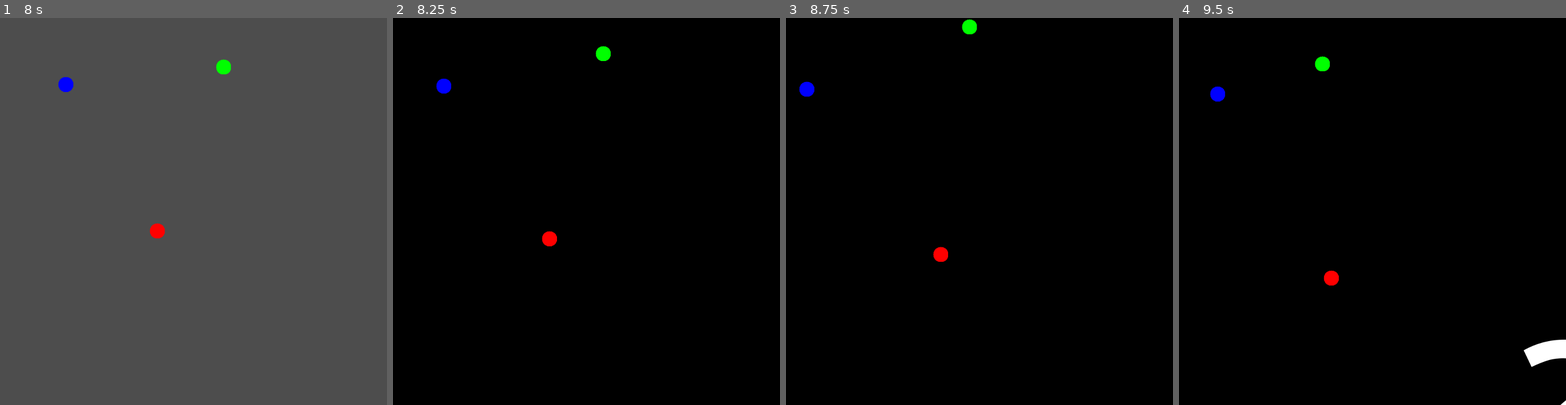
Above: before the commit, frames 1-4 (left to right).
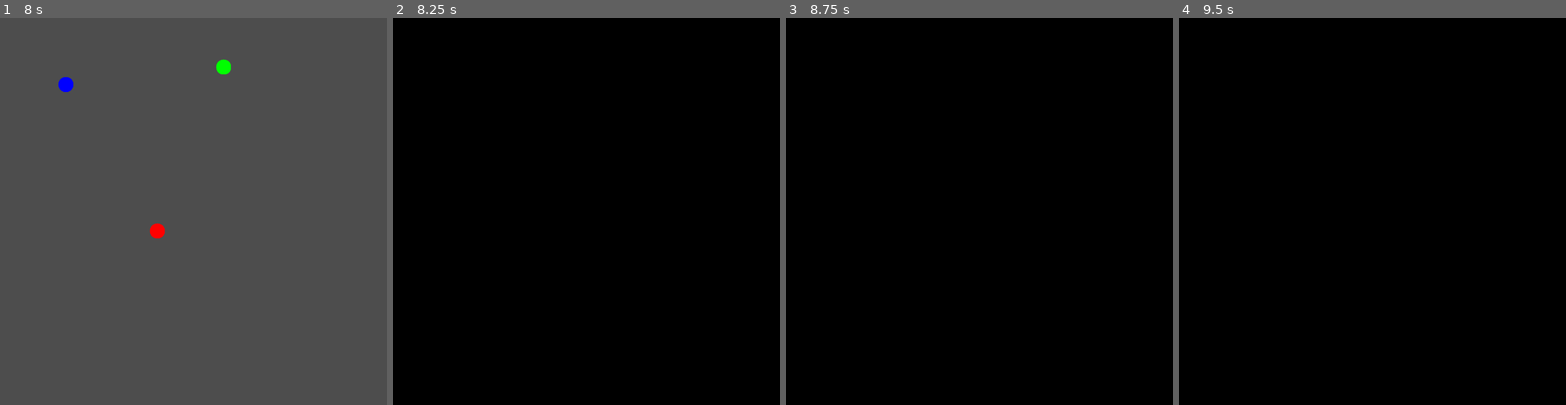
Above: after the commit, the same moments.

Repository: AdrienUfferte/balls_videos_generator
Game: Godot game, scene res://Main.tscn
Two runs of this game, one before a commit and one after it. Both use one fixed random seed, a clock stepped at 60 frames per second and the inputs below.
Inputs:
- Up to frame 1 (8 s): no input
- Up to frame 2 (8.25 s): no input
- Up to frame 3 (8.75 s): no input
- Up to frame 4 (9.5 s): no input

Frame 1 is identical in both runs. In frame 2, 0.4% of the frame differs, in the area x 11-57%, y 7-59%; in frame 3, 0.4%; in frame 4, 0.9%, in the area x 8-100%, y 9-100%.

Commit message:
Question Mark not working

Diff:
--- a/Main.gd
+++ b/Main.gd
@@ -8,8 +8,8 @@
 var black_duration: float
 var elapsed: float = 0.0
 
-@onready var black_screen: ColorRect = $BlackScreen
-@onready var question_mark: Label = $BlackScreen/QuestionMark
+@onready var black_screen: Sprite2D = %BlackScreen
+@onready var question_mark: Label = %QuestionMark
 
 
 func _ready() -> void:
@@ -34,75 +34,76 @@
 	add_child(recorder)
 	recorder.start_recording(fps, duration)
 
+	# Écran noir
+	black_screen.texture = generate_black_texture()
+	scale_sprite_to_viewport(black_screen)
+
+	# Point d'interrogation
+	center_question_mark()
+	question_mark.hide()
+
+
+func generate_black_texture() -> Texture2D:
+	var size: int = 64
+	var img := Image.create(size, size, false, Image.FORMAT_RGBA8)
+	img.fill(Color.BLACK)
+	return ImageTexture.create_from_image(img)
+
+
+func scale_sprite_to_viewport(sprite: Sprite2D) -> void:
+	var viewport_size: Vector2 = get_viewport_rect().size
+	var tex_size: Vector2 = sprite.texture.get_size()
+	var scale_x: float = viewport_size.x / tex_size.x
+	var scale_y: float = viewport_size.y / tex_size.y
+	sprite.scale = Vector2(scale_x, scale_y)
+
+
+func center_question_mark() -> void:
+	var viewport_size: Vector2 = get_viewport_rect().size
+	var label_size: Vector2 = question_mark.get_minimum_size()
+	question_mark.position = viewport_size * 0.5 - label_size * 0.5
+
 
 func _spawn_balls() -> void:
 	var balls_node: Node = $Balls
 
-	# Correctement vider le conteneur
 	for child in balls_node.get_children():
 		child.queue_free()
 
 	var ball_count: int = int(cfg.get_value("ball_count", "1"))
 	var radius: float = float(cfg.get_value("ball_radius", "20.0"))
 
-	# Colors
 	var color_raw: String = String(cfg.get_value("ball_colors", "#ffffff"))
-	var color_psa: PackedStringArray = color_raw.split(",")
-	var color_list: Array[String] = _to_string_array(color_psa)
+	var color_list: Array[String] = _to_string_array(color_raw.split(","))
 
-	# Positions
 	var pos_raw: String = String(cfg.get_value("ball_positions", "100,100"))
-	var pos_psa: PackedStringArray = pos_raw.split(";")
-	var pos_entries: Array[String] = _to_string_array(pos_psa)
+	var pos_entries: Array[String] = _to_string_array(pos_raw.split(";"))
 
-	# Directions
 	var dir_raw: String = String(cfg.get_value("ball_directions", "1,0"))
-	var dir_psa: PackedStringArray = dir_raw.split(";")
-	var dir_entries: Array[String] = _to_string_array(dir_psa)
+	var dir_entries: Array[String] = _to_string_array(dir_raw.split(";"))
 
-	# Speeds
 	var speed_raw: String = String(cfg.get_value("ball_speeds", "100"))
-	var speed_psa: PackedStringArray = speed_raw.split(",")
-	var speed_entries: Array[String] = _to_string_array(speed_psa)
+	var speed_entries: Array[String] = _to_string_array(speed_raw.split(","))
 
 	var ball_scene: PackedScene = load("res://Ball.tscn")
 
 	for i in range(ball_count):
 		var ball: Node2D = ball_scene.instantiate()
 
-		# Couleur
-		var color_idx: int = i % color_list.size()
+		var color_idx := i % color_list.size()
 		ball.call("setup_color", color_list[color_idx])
-
-		# Radius
 		ball.set("radius", radius)
 
-		# Position
-		var pos_token_psa: PackedStringArray = pos_entries[i % pos_entries.size()].split(",")
-		var pos_tokens: Array[String] = _to_string_array(pos_token_psa)
+		var pos_tokens := _to_string_array(pos_entries[i % pos_entries.size()].split(","))
+		ball.global_position = Vector2(float(pos_tokens[0]), float(pos_tokens[1]))
 
-		var pos_vec: Vector2 = Vector2(
-			float(pos_tokens[0]),
-			float(pos_tokens[1])
-		)
-		ball.global_position = pos_vec
+		var dir_tokens := _to_string_array(dir_entries[i % dir_entries.size()].split(","))
+		var dir_vec := Vector2(float(dir_tokens[0]), float(dir_tokens[1]))
 
-		# Direction
-		var dir_token_psa: PackedStringArray = dir_entries[i % dir_entries.size()].split(",")
-		var dir_tokens: Array[String] = _to_string_array(dir_token_psa)
-
-		var dir_vec: Vector2 = Vector2(
-			float(dir_tokens[0]),
-			float(dir_tokens[1])
-		)
-
-		# Speed
-		var speed_value: float = float(speed_entries[i % speed_entries.size()])
-
+		var speed_value := float(speed_entries[i % speed_entries.size()])
 		ball.call("setup_motion", dir_vec, speed_value)
 
 		balls_node.add_child(ball)
-
 
 
 func _process(delta: float) -> void:
--- a/Main.tscn
+++ b/Main.tscn
@@ -7,28 +7,20 @@
 
 [node name="Balls" type="Node" parent="."]
 
-[node name="BlackScreen" type="ColorRect" parent="."]
+[node name="CanvasLayer" type="CanvasLayer" parent="."]
+layer = 10
+
+[node name="BlackScreen" type="Sprite2D" parent="CanvasLayer"]
+unique_name_in_owner = true
 visible = false
-anchors_preset = 15
-anchor_right = 1.0
-anchor_bottom = 1.0
-offset_right = 1024.0
-offset_bottom = 1024.0
-grow_horizontal = 2
-grow_vertical = 2
-color = Color(0, 0, 0, 1)
+position = Vector2(512, 512)
 
-[node name="QuestionMark" type="Label" parent="BlackScreen"]
+[node name="QuestionMark" type="Label" parent="CanvasLayer/BlackScreen"]
+unique_name_in_owner = true
 visible = false
-layout_mode = 1
-anchors_preset = 15
-anchor_right = 1.0
-anchor_bottom = 1.0
-offset_right = 1024.0
-offset_bottom = 1024.0
-grow_horizontal = 2
-grow_vertical = 2
-theme_override_font_sizes/font_size = 512
+offset_left = -109.0
+offset_top = -358.0
+offset_right = 113.0
+offset_bottom = 311.0
+theme_override_font_sizes/font_size = 491
 text = "?"
-horizontal_alignment = 1
-vertical_alignment = 1
